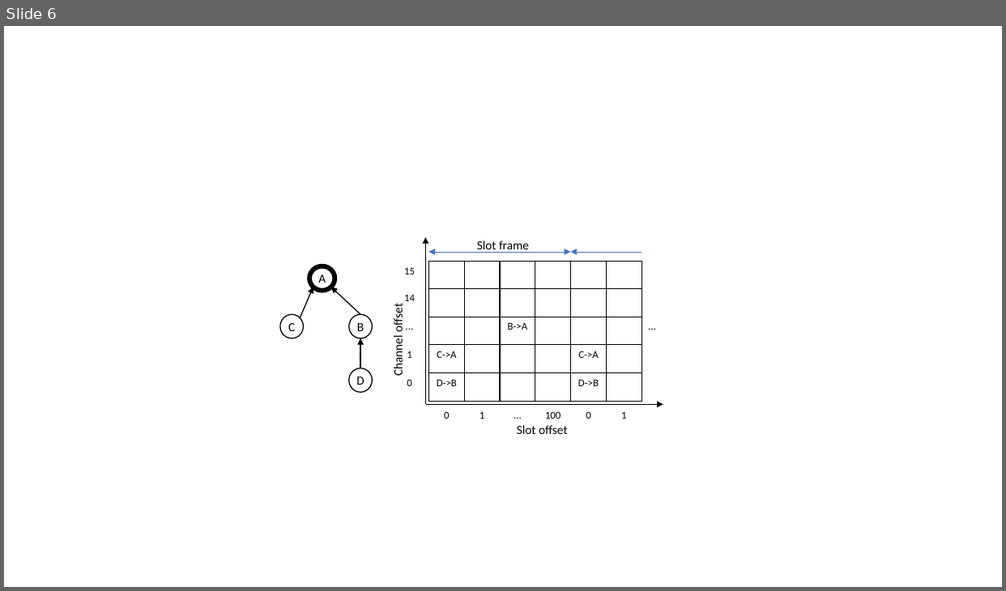
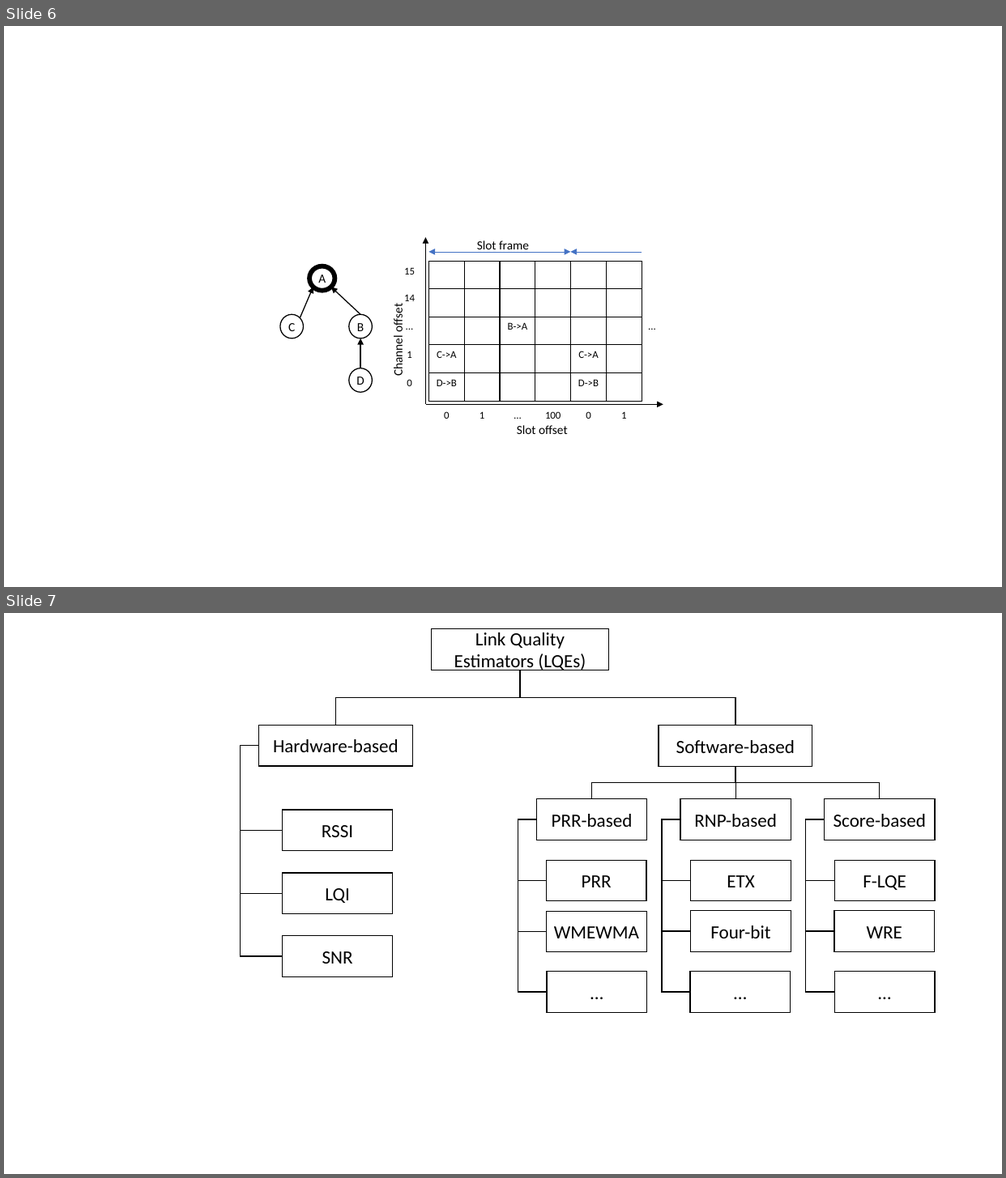
Before and after one commit to huynn8/paper_draft, a slide deck: References/huy_draft.pptx. Shown one above the other, each under a label of ours: slide 6 before the commit, slides 6 and 7 after it. The pictures are 1006x591 and 1006x1178 pixels, drawn with LibreOffice and Linux fonts; fonts in the diff are those of the drawing. Boxes give left, top, right and bottom in pixels: in the first picture for what was removed or moved away, otherwise in the second. Text is boxed around its words. In the diff, an @@ line names an element or a change of style, - is before the commit and + after.

```diff
--- a/References/huy_draft.pptx
+++ b/References/huy_draft.pptx
@@ slide 7 added at box(4, 613, 1002, 1174), background #FFFFFF @@
@@ group added at box(241, 628, 936, 1013): 18 rectangles, 17 elbow lines @@
+Link Quality Estimators (LQEs)
+Hardware-based
+Software-based
+RSSI
+LQI
+SNR
+PRR-based
+RNP-based
+Score-based
+PRR
+WMEWMA
+ETX
+Four-bit
+…
+…
+…
+F-LQE
+WRE
```
Also in this commit, not shown: 1 other file.
